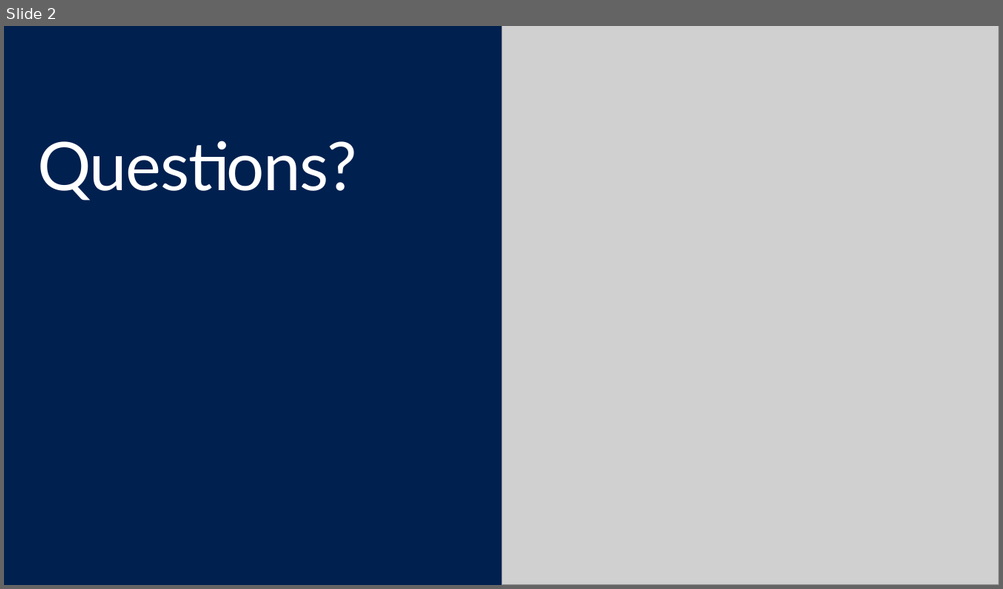
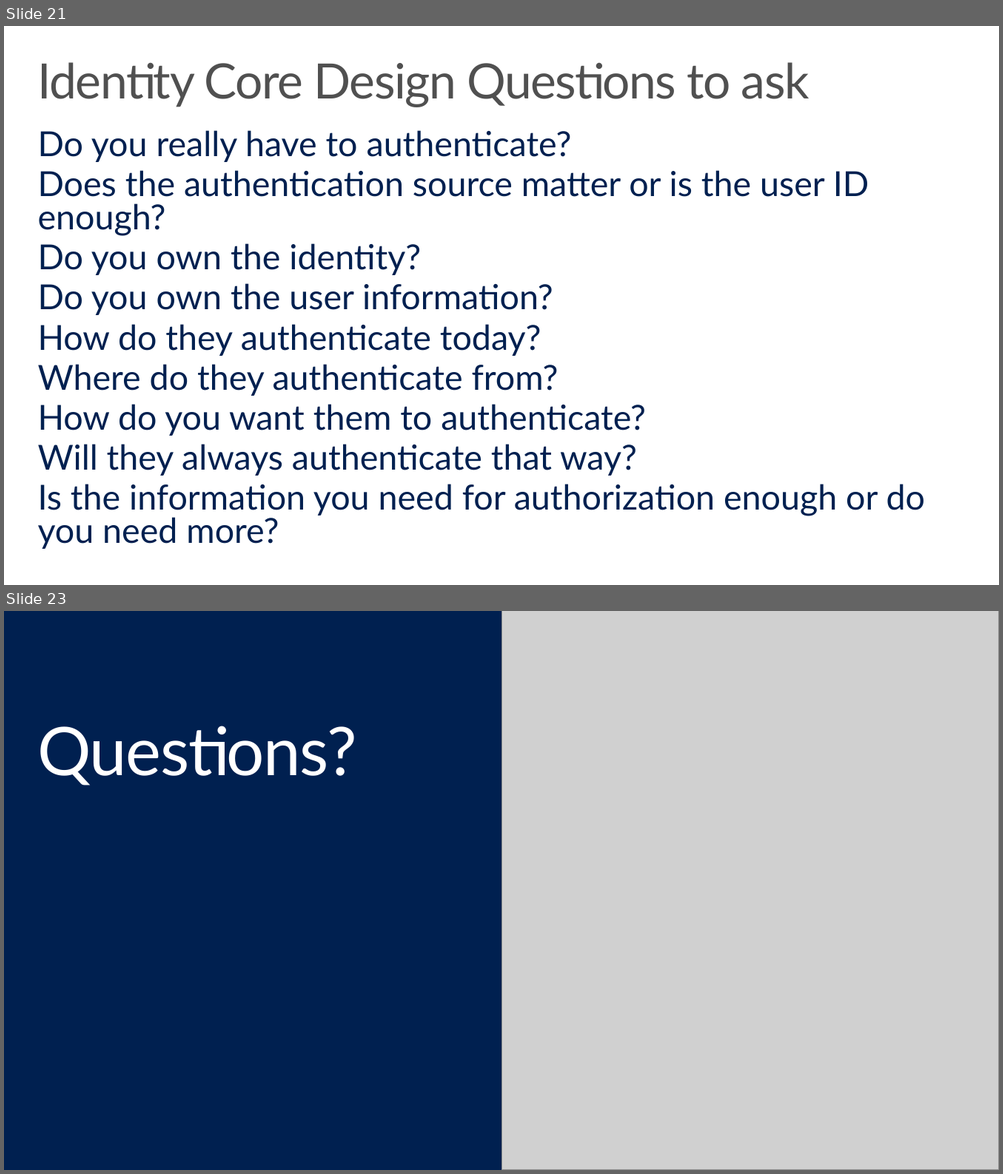
Before and after one commit to hamiltop/EDU-Dev-Bootcamp, a slide deck: Presentation/06-AuthN and AuthZ patterns.pptx. Shown one above the other, each under a label of ours: slide 2 before the commit, slides 21 and 23 after it; the slides between them are not shown. The pictures are 1003x589 and 1003x1174 pixels, drawn with LibreOffice and Linux fonts; fonts in the diff are those of the drawing; grey boxes stand for pictures; background and template pictures are left out. Boxes give left, top, right and bottom in pixels: in the first picture for what was removed or moved away, otherwise in the second. Text is boxed around its words. In the diff, an @@ line names an element or a change of style, - is before the commit and + after.

```diff
--- a/Presentation/06-AuthN and AuthZ patterns.pptx
+++ b/Presentation/06-AuthN and AuthZ patterns.pptx
@@ slide 21 added at (4,26,999,585), background #FFFFFF @@
@@ title added at (37,62,809,107), 48 pt, text #505050 @@
+Identity Core Design Questions to ask
@@ text added at (38,130,925,549), 34 pt, text #002050 @@
+Do you really have to authenticate?
+Does the authentication source matter or is the user ID enough?
+Do you own the identity?
+Do you own the user information?
+How do they authenticate today?
+Where do they authenticate from?
+How do you want them to authenticate?
+Will they always authenticate that way?
+Is the information you need for authorization enough or do you need more?
@@ what was slide 2 is now slide 23 @@
```
Also in this commit, not shown: 20 other slides added, 8 other files.
